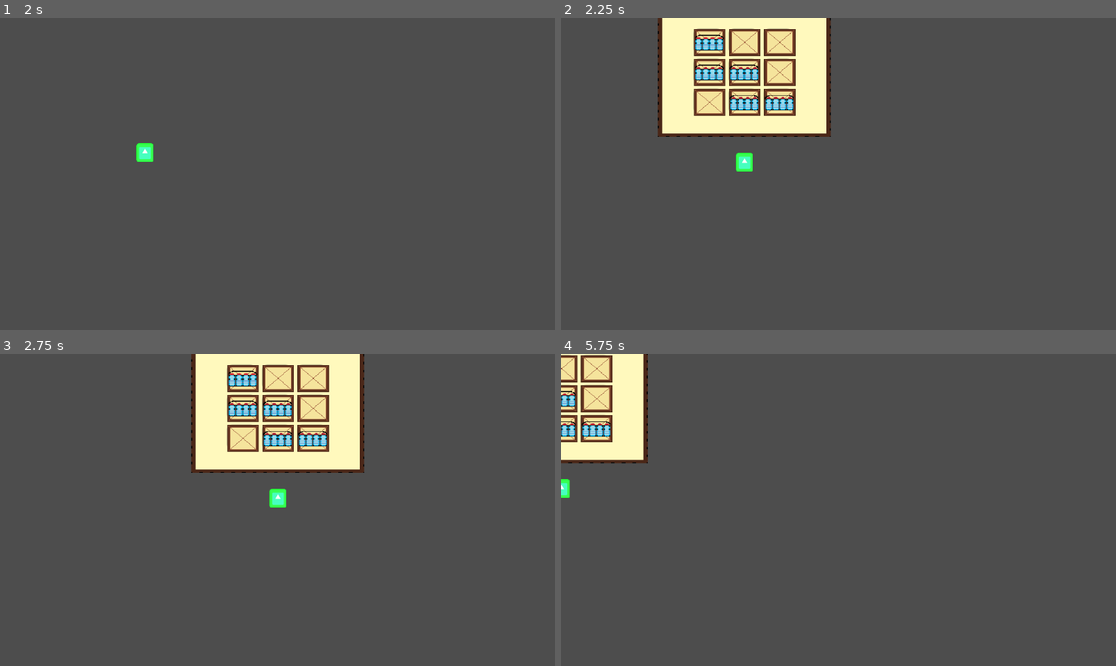
Above: before the commit, frames 1-4 (two rows, left to right).
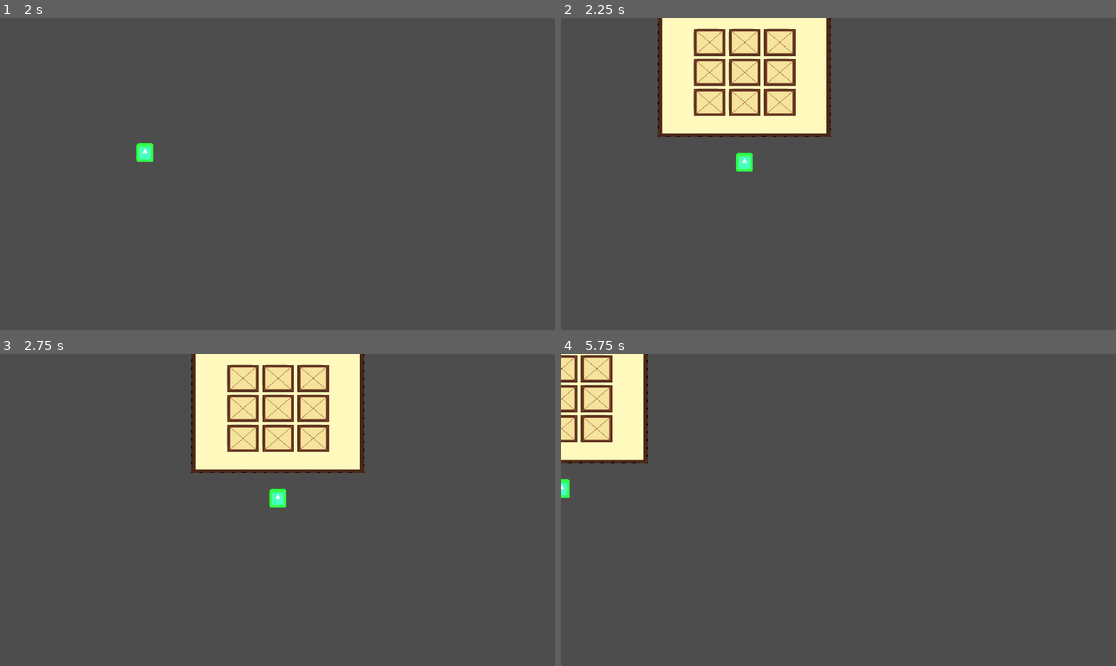
Above: after the commit, the same moments.

Repository: alexbowes51/Semester-2-Project
Game: Godot game, scene res://Scenes/player/player.tscn
Two runs of this game, one before a commit and one after it. Both use one fixed random seed, a clock stepped at 60 frames per second and the inputs below. The engine's default icon, where the game draws it, is replaced by a stand-in: a white triangle on a blue panel in a dark square.
Inputs:
- Up to frame 1 (2 s): tap Enter at 0.5 s; hold Right (ui_right) 0.53-1.28 s; tap I (i) at 0.6, 1.35 s; hold Down (ui_down) from 1.28 s (still down)
- Up to frame 2 (2.25 s): release Down (ui_down) at 2.03 s; hold Right (ui_right) from 2.03 s (still down); tap I (i) at 2.1 s
- Up to frame 3 (2.75 s): keep holding Right (ui_right)
- Up to frame 4 (5.75 s): release Right (ui_right) at 2.78 s; hold Up (ui_up) 2.78-3.53 s; tap I (i) every 0.75 s from 2.85 to 5.1 s; hold Left (ui_left) 3.53-5.03 s; hold Down (ui_down) from 5.03 s (still down)

Frame 1 is identical in both runs. In frame 2, 1.2% of the frame differs, in the area x 24-42%, y 5-30%; in frame 3, 1.2%; in frame 4, 0.5%.

Commit message:
added collection of items and almost finished inventory

Diff:
--- a/Inventory/Inventory_UI.gd
+++ b/Inventory/Inventory_UI.gd
@@ -6,12 +6,13 @@
 var is_open = false
 
 func _ready():
+	inv.update.connect(update_slots)
 	update_slots()
 	close()
 
 func update_slots():
-	for i in range(min(inv.items.size(), slots.size())):
-		slots[i].update(inv.items[i])
+	for i in range(min(inv.slots.size(), slots.size())):
+		slots[i].update(inv.slots[i])
 
 
 func open():
--- a/Inventory/inventory.gd
+++ b/Inventory/inventory.gd
@@ -2,4 +2,17 @@
 
 class_name Inventory
 
-@export var items: Array[Inventory_Item] = []
+signal update
+
+@export var slots: Array[Inventory_Slot] = []
+
+func insert(item : Inventory_Item):
+	var itemslots = slots.filter(func(slot): return slot.item == item)
+	if !itemslots.is_empty(): ##if existing item
+		itemslots[0].amount += 1
+	else:	##if new item
+		var emptyslots = slots.filter(func(slot): return slot.item == null)
+		if !emptyslots.is_empty():
+			emptyslots[0].item = item
+			emptyslots[0].amount = 1
+	update.emit()
--- a/Inventory/inventory_slot_ui.gd
+++ b/Inventory/inventory_slot_ui.gd
@@ -2,10 +2,15 @@
 
 
 @onready var item_visual: Sprite2D = $CenterContainer/Panel/item_display
+@onready var amount_text : Label = $CenterContainer/Panel/Label
 
-func update(items : Inventory_Item):
-	if !items:
+func update(slot : Inventory_Slot):
+	if !slot.item:
 		item_visual.visible = false
+		amount_text.visible = false
 	else:
 		item_visual.visible = true
-		item_visual.texture = items.texture
+		item_visual.texture = slot.item.texture
+		if slot.amount > 1:
+			amount_text.visible = true
+		amount_text.text = str(slot.amount)
--- a/Inventory/inventory_slot_ui.tscn
+++ b/Inventory/inventory_slot_ui.tscn
@@ -24,3 +24,15 @@
 
 [node name="item_display" type="Sprite2D" parent="CenterContainer/Panel"]
 scale = Vector2(0.5, 0.5)
+
+[node name="Label" type="Label" parent="CenterContainer/Panel"]
+modulate = Color(0.74763, 0.586555, 0.0280747, 1)
+texture_filter = 1
+layout_mode = 0
+offset_left = -1.0
+offset_top = -1.0
+offset_right = 18.0
+offset_bottom = 22.0
+scale = Vector2(0.45, 0.45)
+text = "99"
+horizontal_alignment = 2
--- a/Inventory/player_Inventory.tres
+++ b/Inventory/player_Inventory.tres
@@ -1,9 +1,44 @@
-[gd_resource type="Resource" script_class="Inventory" load_steps=4 format=3 uid="uid://57ap7oxacyuy"]
+[gd_resource type="Resource" script_class="Inventory" load_steps=12 format=3 uid="uid://57ap7oxacyuy"]
 
-[ext_resource type="Script" path="res://Inventory/Inventory_Item.gd" id="1_eq1b7"]
-[ext_resource type="Resource" uid="uid://dht03vjqgv12j" path="res://Inventory/items/Bottles.tres" id="2_ia4ao"]
+[ext_resource type="Script" path="res://Inventory_Slot.gd" id="2_5mdaw"]
 [ext_resource type="Script" path="res://Inventory/inventory.gd" id="3_fphtw"]
+
+[sub_resource type="Resource" id="Resource_xto0b"]
+script = ExtResource("2_5mdaw")
+amount = 0
+
+[sub_resource type="Resource" id="Resource_kn727"]
+script = ExtResource("2_5mdaw")
+amount = 0
+
+[sub_resource type="Resource" id="Resource_430sl"]
+script = ExtResource("2_5mdaw")
+amount = 0
+
+[sub_resource type="Resource" id="Resource_fx32p"]
+script = ExtResource("2_5mdaw")
+amount = 0
+
+[sub_resource type="Resource" id="Resource_6tdcu"]
+script = ExtResource("2_5mdaw")
+amount = 0
+
+[sub_resource type="Resource" id="Resource_383v7"]
+script = ExtResource("2_5mdaw")
+amount = 0
+
+[sub_resource type="Resource" id="Resource_0rv54"]
+script = ExtResource("2_5mdaw")
+amount = 0
+
+[sub_resource type="Resource" id="Resource_xj23c"]
+script = ExtResource("2_5mdaw")
+amount = 0
+
+[sub_resource type="Resource" id="Resource_lqjls"]
+script = ExtResource("2_5mdaw")
+amount = 0
 
 [resource]
 script = ExtResource("3_fphtw")
-items = Array[ExtResource("1_eq1b7")]([ExtResource("2_ia4ao"), null, null, ExtResource("2_ia4ao"), ExtResource("2_ia4ao"), null, null, ExtResource("2_ia4ao"), ExtResource("2_ia4ao")])
+slots = Array[ExtResource("2_5mdaw")]([SubResource("Resource_xto0b"), SubResource("Resource_kn727"), SubResource("Resource_430sl"), SubResource("Resource_fx32p"), SubResource("Resource_6tdcu"), SubResource("Resource_383v7"), SubResource("Resource_0rv54"), SubResource("Resource_xj23c"), SubResource("Resource_lqjls")])
--- /dev/null
+++ b/Inventory_Slot.gd
@@ -0,0 +1,6 @@
+extends Resource
+
+class_name Inventory_Slot
+
+@export var item : Inventory_Item
+@export var amount : int
--- /dev/null
+++ b/Scenes/Item/Bottle/Bottle.tres
@@ -0,0 +1,9 @@
+[gd_resource type="Resource" script_class="Inventory_Item" load_steps=3 format=3 uid="uid://cvbmcoh2gajc6"]
+
+[ext_resource type="Script" path="res://Inventory/Inventory_Item.gd" id="1_qxeqq"]
+[ext_resource type="Texture2D" uid="uid://bjkf1blilc330" path="res://Art/Items/Bottles.png" id="2_woqua"]
+
+[resource]
+script = ExtResource("1_qxeqq")
+name = "Bottle"
+texture = ExtResource("2_woqua")
--- /dev/null
+++ b/Scenes/Item/Bottle/bottle_collectable.gd
@@ -0,0 +1,13 @@
+extends StaticBody2D
+
+@export var item : Inventory_Item
+var player = null
+
+func _on_interactable_area_body_entered(body):
+	if body.has_method("player"):
+		player = body
+		playercollect()
+		self.queue_free()
+
+func playercollect():
+	player.collect(item)
--- /dev/null
+++ b/Scenes/Item/Bottle/bottle_collectable.tscn
@@ -0,0 +1,24 @@
+[gd_scene load_steps=5 format=3 uid="uid://dh0vvoscc6m0b"]
+
+[ext_resource type="Script" path="res://Scenes/Item/Bottle/bottle_collectable.gd" id="1_bbumj"]
+[ext_resource type="Resource" uid="uid://cvbmcoh2gajc6" path="res://Scenes/Item/Bottle/Bottle.tres" id="2_sy8j3"]
+[ext_resource type="Texture2D" uid="uid://bjkf1blilc330" path="res://Art/Items/Bottles.png" id="3_kp26u"]
+
+[sub_resource type="CircleShape2D" id="CircleShape2D_5pa5b"]
+radius = 54.037
+
+[node name="Bottle_collectable" type="StaticBody2D"]
+script = ExtResource("1_bbumj")
+item = ExtResource("2_sy8j3")
+
+[node name="Sprite2D" type="Sprite2D" parent="."]
+scale = Vector2(0.5, 0.5)
+texture = ExtResource("3_kp26u")
+
+[node name="Interactable_area" type="Area2D" parent="."]
+scale = Vector2(0.5, 0.5)
+
+[node name="CollisionShape2D" type="CollisionShape2D" parent="Interactable_area"]
+shape = SubResource("CircleShape2D_5pa5b")
+
+[connection signal="body_entered" from="Interactable_area" to="." method="_on_interactable_area_body_entered"]
--- a/Scenes/player/player.tscn
+++ b/Scenes/player/player.tscn
@@ -31,12 +31,18 @@
 
 
 	move_and_slide()
+
+func player():
+	pass
+
+func collect(item):
+	inv.insert(item)
 "
 
 [sub_resource type="RectangleShape2D" id="RectangleShape2D_clkjh"]
 size = Vector2(36, 40)
 
-[node name="CharacterBody2D" type="CharacterBody2D"]
+[node name="Player" type="CharacterBody2D"]
 script = SubResource("GDScript_pbkry")
 inv = ExtResource("1_4owyj")
 
Not shown, changed: Scenes/World/world.tscn
